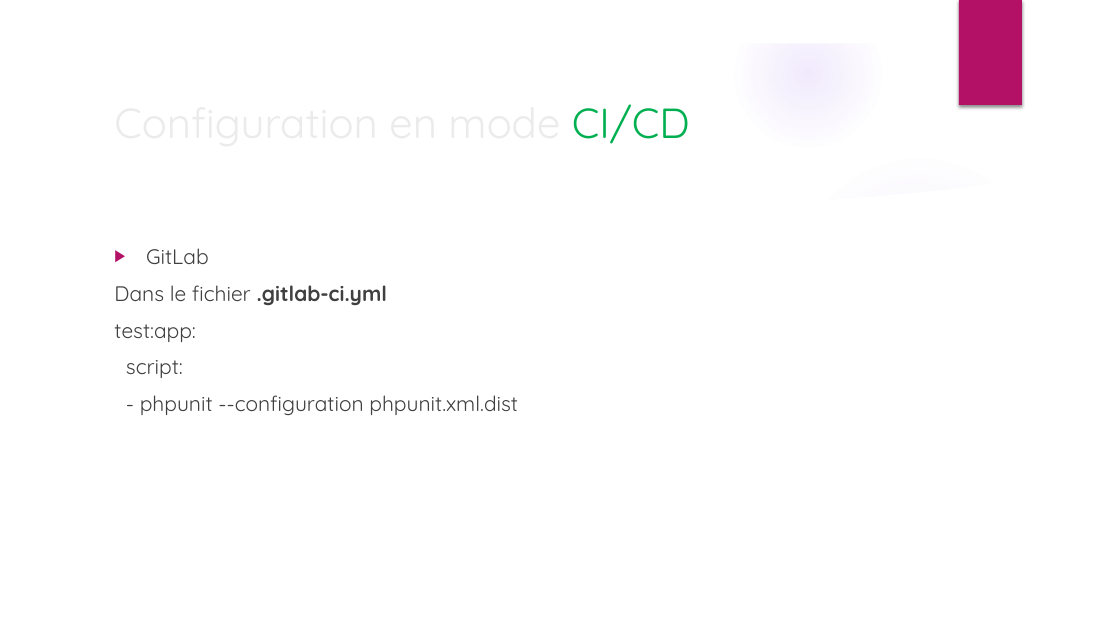
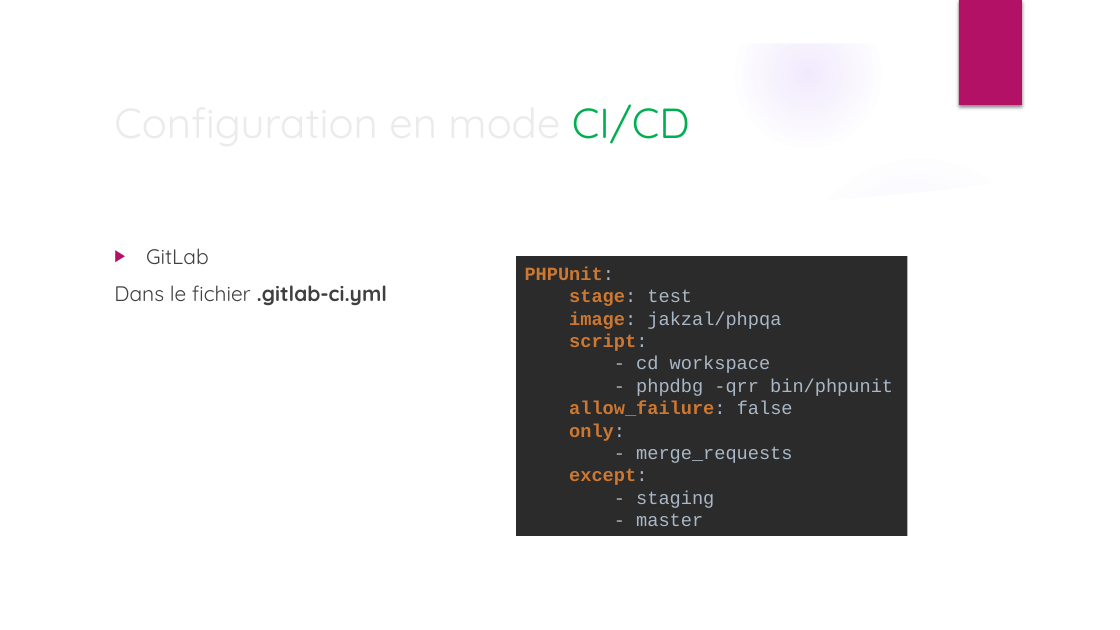
Before and after one commit to JimJLE/Symfony-unitary-and-functional-tests, a slide deck: slide 44 of Tests unitaires et fonctionnels.pptx. Drawn at 1120x630 pixels with LibreOffice and Linux fonts; fonts in the diff are those of the drawing; background and template pictures are left out. Boxes give left, top, right and bottom in pixels: in the first picture for what was removed or moved away, otherwise in the second. Text is boxed around its words. In the diff, an @@ line names an element or a change of style, - is before the commit and + after.

Commit message:
maj pptx

```diff
--- a/Tests unitaires et fonctionnels.pptx
+++ b/Tests unitaires et fonctionnels.pptx
@@ rectangle added at [516, 256, 907, 536], fill #2B2B2B, 16 pt, text #A9B7C6 @@
+PHPUnit:
+stage: test
+image: jakzal/phpqa
+script:
+- cd workspace
+- phpdbg -qrr bin/phpunit
+allow_failure: false
+only:
+- merge_requests
+except:
+- staging
+- master
@@ text at [114, 324, 518, 415]: paragraphs removed @@
-test:app:
-script:
-- phpunit --configuration phpunit.xml.dist
```
Also in this commit, not shown: 1 other slide changed, 2 slides added.
